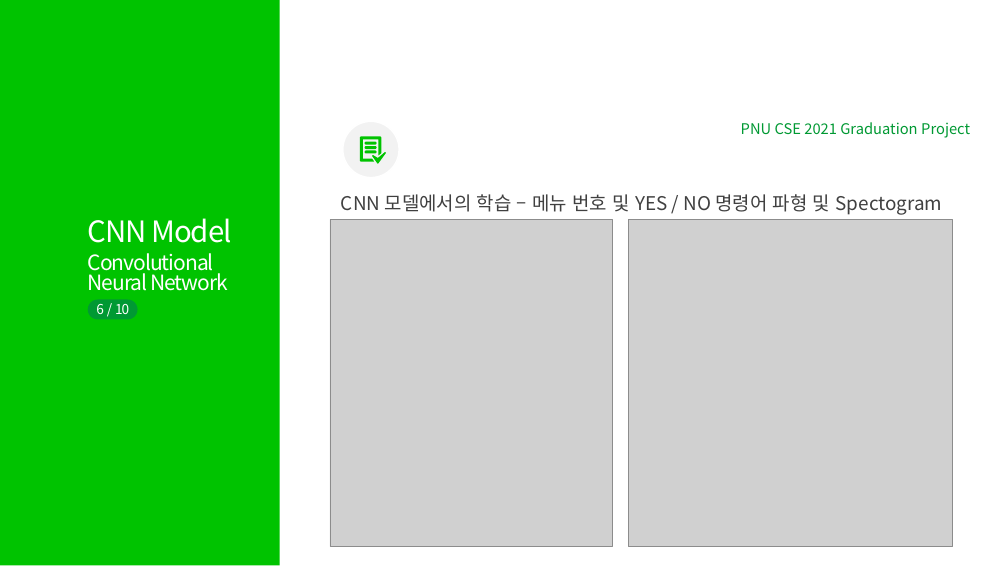
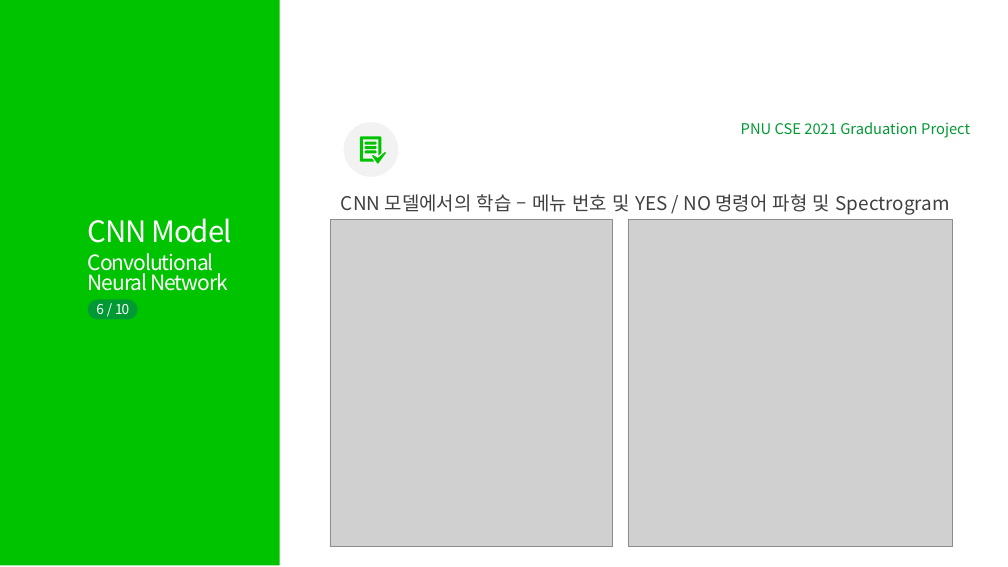
Before and after one commit to TeamPhoneticCode/Report, a slide deck: slide 7 of 2021_졸업과제_4번째_진행보고.pptx. Drawn at 1008x567 pixels with LibreOffice and Linux fonts; fonts in the diff are those of the drawing; grey boxes stand for pictures. Boxes give left, top, right and bottom in pixels: in the first picture for what was removed or moved away, otherwise in the second. Text is boxed around its words. In the diff, an @@ line names an element or a change of style, - is before the commit and + after.

```diff
--- a/2021_졸업과제_4번째_진행보고.pptx
+++ b/2021_졸업과제_4번째_진행보고.pptx
@@ text at box(341, 194, 950, 215): text changed @@
-CNN 모델에서의 학습 – 메뉴 번호 및 YES / NO 명령어 파형 및 Spectogram
+CNN 모델에서의 학습 – 메뉴 번호 및 YES / NO 명령어 파형 및 Spectrogram
```
Also in this commit, not shown: 1 other slide changed.
